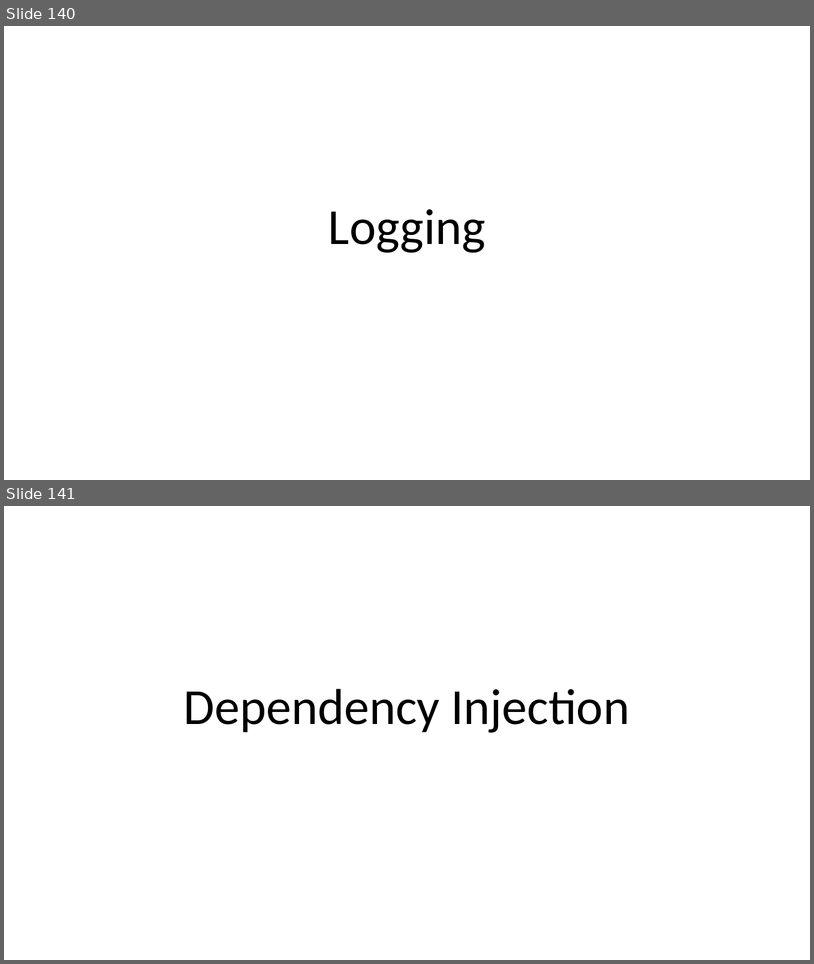
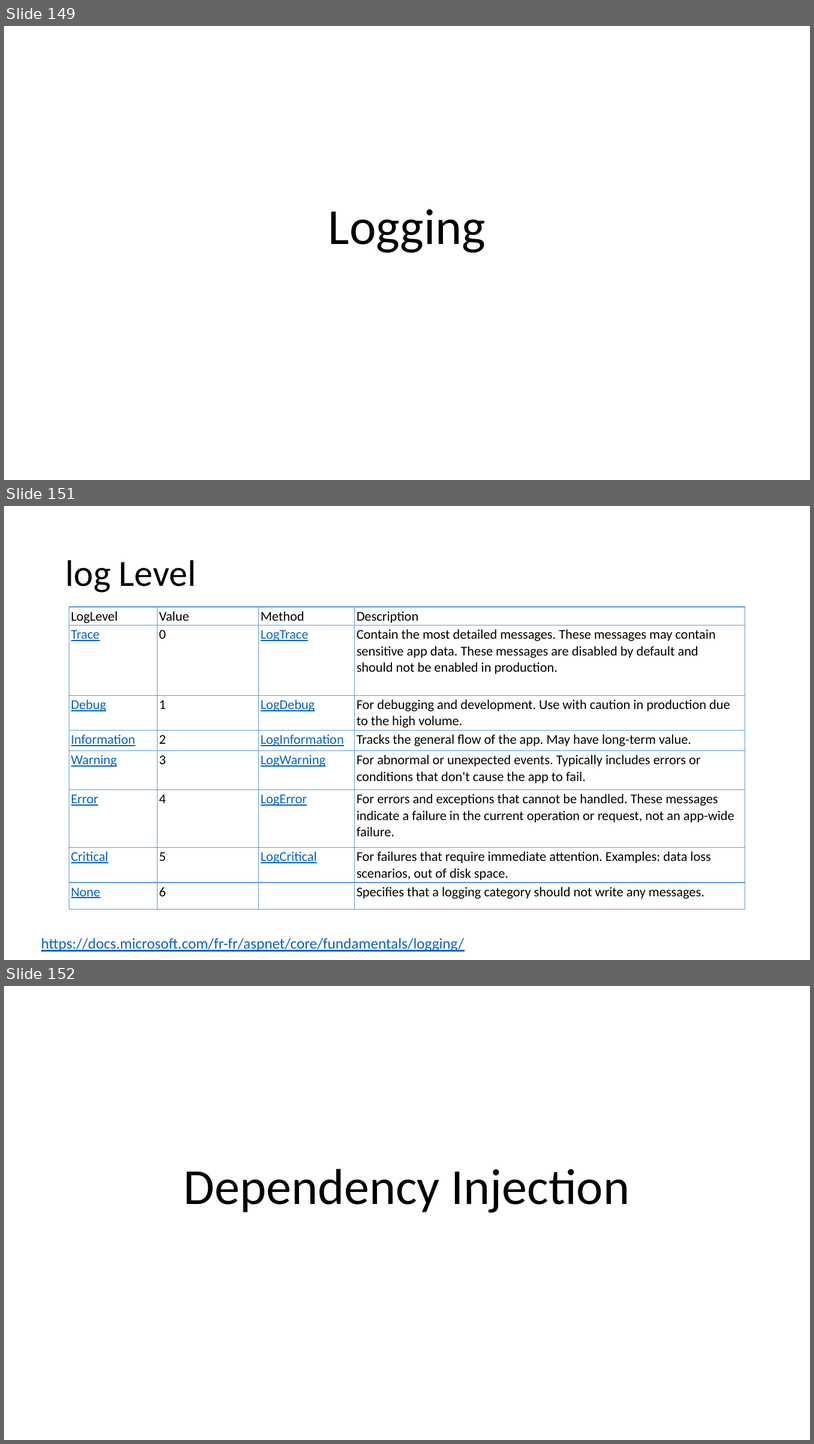
Before and after one commit to guillaume-chervet/course.dotnet, a slide deck: documentations/dotnet.pptx. Shown one above the other, each under a label of ours: slides 140 and 141 before the commit, slides 149, 151 and 152 after it; the slides between them are not shown. The pictures are 814x964 and 814x1444 pixels, drawn with LibreOffice and Linux fonts; fonts in the diff are those of the drawing. Boxes give left, top, right and bottom in pixels: in the first picture for what was removed or moved away, otherwise in the second. Text is boxed around its words. In the diff, an @@ line names an element or a change of style, - is before the commit and + after.

```diff
--- a/documentations/dotnet.pptx
+++ b/documentations/dotnet.pptx
@@ slide 151 added at <box>4,506,810,960</box>, background #FFFFFF @@
@@ title added at <box>65,560,196,592</box>, 44 pt, text #000000 @@
+log Level
@@ table added at <box>69,607,746,907</box>, 8 rows, 4 columns @@
+LogLevel | Value | Method | Description
+Trace | 0 | LogTrace | Contain the most detailed messages. These messages may contain sensitive app data. These messages are disabled by default and should not be enabled in production.
+Debug | 1 | LogDebug | For debugging and development. Use with caution in production due to the high volume.
+Information | 2 | LogInformation | Tracks the general flow of the app. May have long-term value.
+Warning | 3 | LogWarning | For abnormal or unexpected events. Typically includes errors or conditions that don't cause the app to fail.
+Error | 4 | LogError | For errors and exceptions that cannot be handled. These messages indicate a failure in the current operation or request, not an app-wide failure.
+Critical | 5 | LogCritical | For failures that require immediate attention. Examples: data loss scenarios, out of disk space.
+None | 6 |  | Specifies that a logging category should not write any messages.
@@ text added at <box>41,937,464,951</box>, 18 pt, text #0563C1, underline @@
+https://docs.microsoft.com/fr-fr/aspnet/core/fundamentals/logging/
@@ what was slide 140 is now slide 149 @@
@@ what was slide 141 is now slide 152 @@
```
Also in this commit, not shown: 8 slides changed, 10 other slides added.
